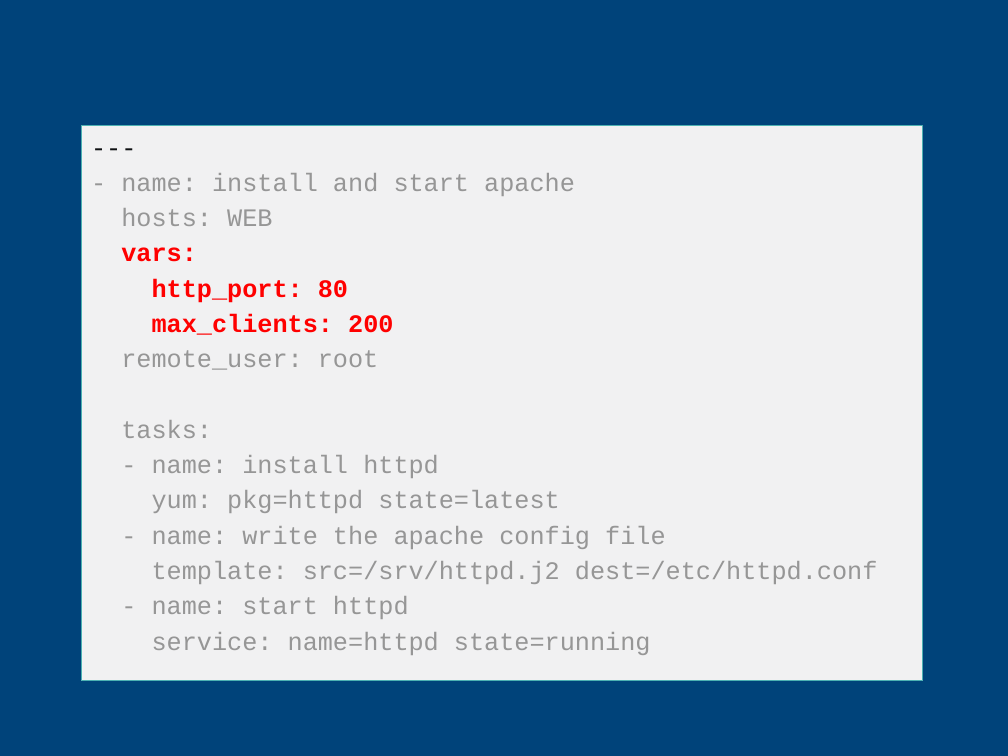
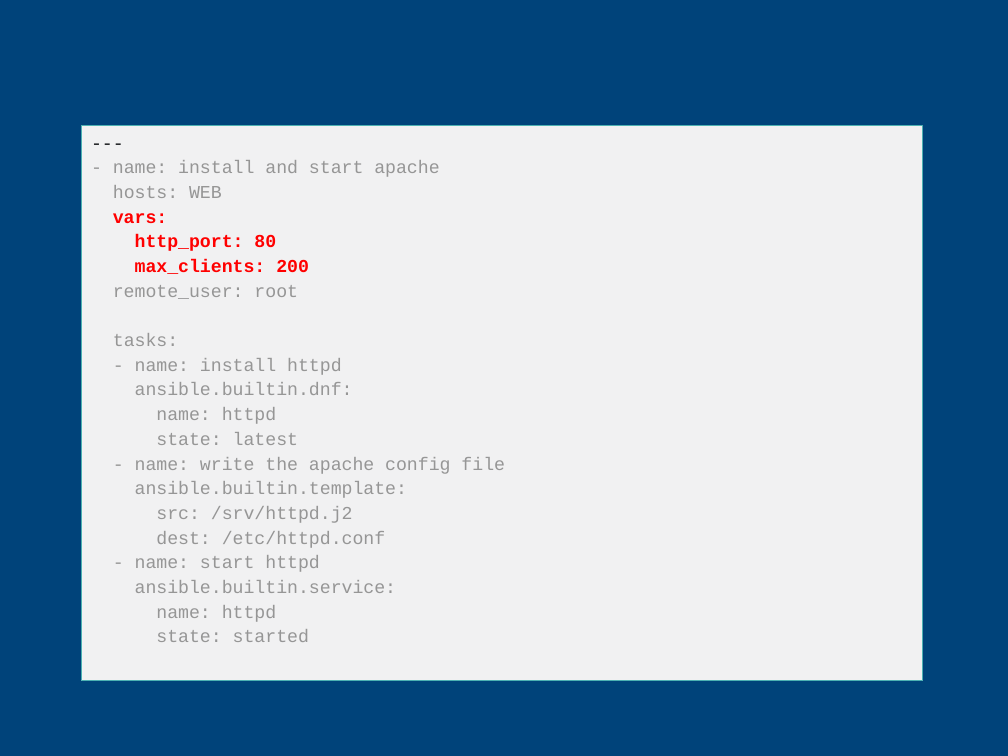
Before and after one commit to CCoupel/ansible-training, a slide deck: slide 37 of Ansible Training.pptx. Drawn at 1008x756 pixels with LibreOffice and Linux fonts; fonts in the diff are those of the drawing; background and template pictures are left out. Boxes give left, top, right and bottom in pixels: in the first picture for what was removed or moved away, otherwise in the second. Text is boxed around its words. In the diff, an @@ line names an element or a change of style, - is before the commit and + after.

```diff
--- a/Ansible Training.pptx
+++ b/Ansible Training.pptx
@@ text in freeform shape at box(113, 161, 505, 572): size 18 to 13 pt in "---", "- name: install and start apache", "hosts: WEB", "vars:" and 7 more places; less space between paragraphs @@
@@ text in freeform shape at box(135, 383, 353, 445): text changed; size 18 to 13 pt @@
-yum: pkg=httpd state=latest
+ansible.builtin.dnf:
+name: httpd
+state: latest
@@ text in freeform shape at box(135, 482, 407, 548): text changed; size 18 to 13 pt @@
-template: src=/srv/httpd.j2 dest=/etc/httpd.conf
+ansible.builtin.template:
+src: /srv/httpd.j2
+dest: /etc/httpd.conf
@@ text in freeform shape at box(135, 580, 396, 642): text changed; size 18 to 13 pt @@
-service: name=httpd state=running
+ansible.builtin.service:
+name: httpd
+state: started
```
Also in this commit, not shown: 21 other slides changed.
